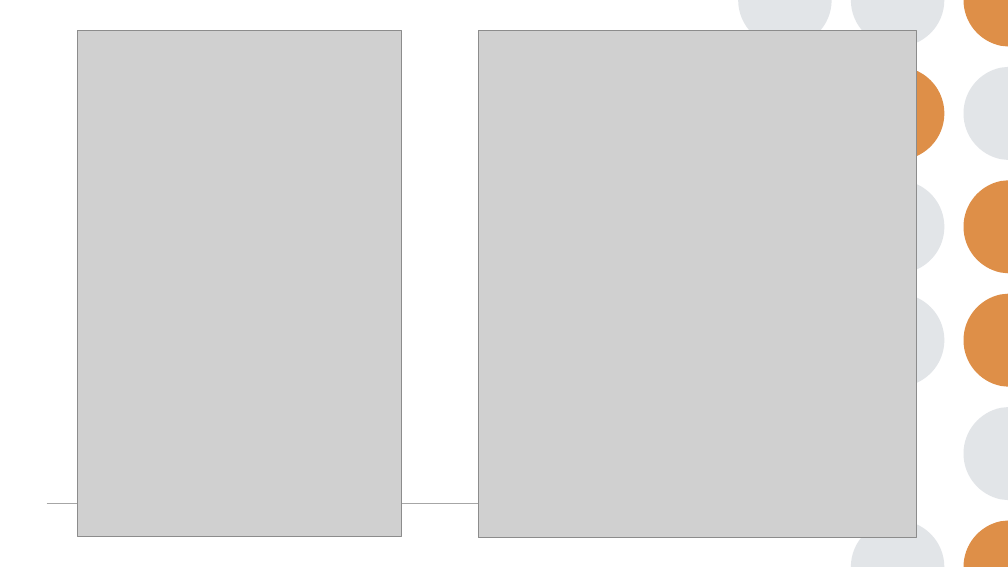
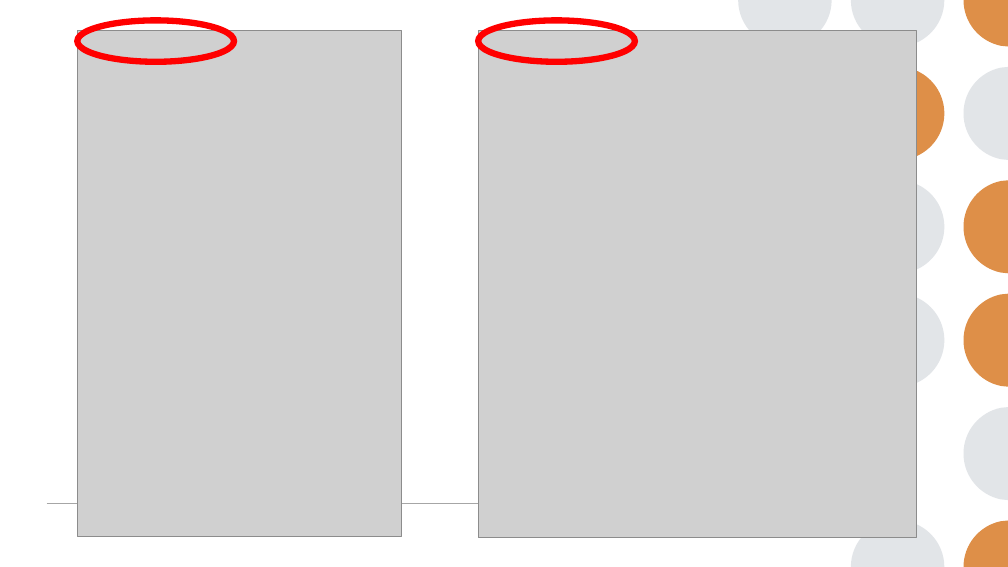
Before and after one commit to AllieW99/Feinstaubstation, a slide deck: slide 6 of Documentation/Abschlusspräsentation.pptx. Drawn at 1008x567 pixels with LibreOffice and Linux fonts; fonts in the diff are those of the drawing; grey boxes stand for pictures. Boxes give left, top, right and bottom in pixels: in the first picture for what was removed or moved away, otherwise in the second. Text is boxed around its words. In the diff, an @@ line names an element or a change of style, - is before the commit and + after.

```diff
--- a/Documentation/Abschlusspräsentation.pptx
+++ b/Documentation/Abschlusspräsentation.pptx
@@ ellipse added at [77, 20, 234, 62], outline #FF0000 6 pt @@
@@ ellipse added at [479, 20, 635, 62], outline #FF0000 6 pt @@
```
Also in this commit, not shown: 12 other slides changed, 1 slide added, 1 slide removed.
